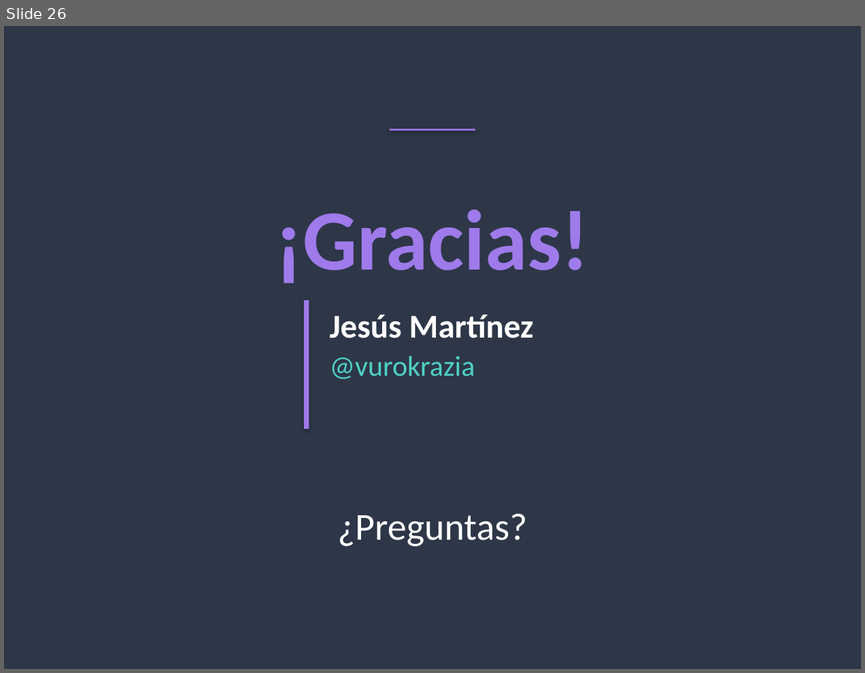
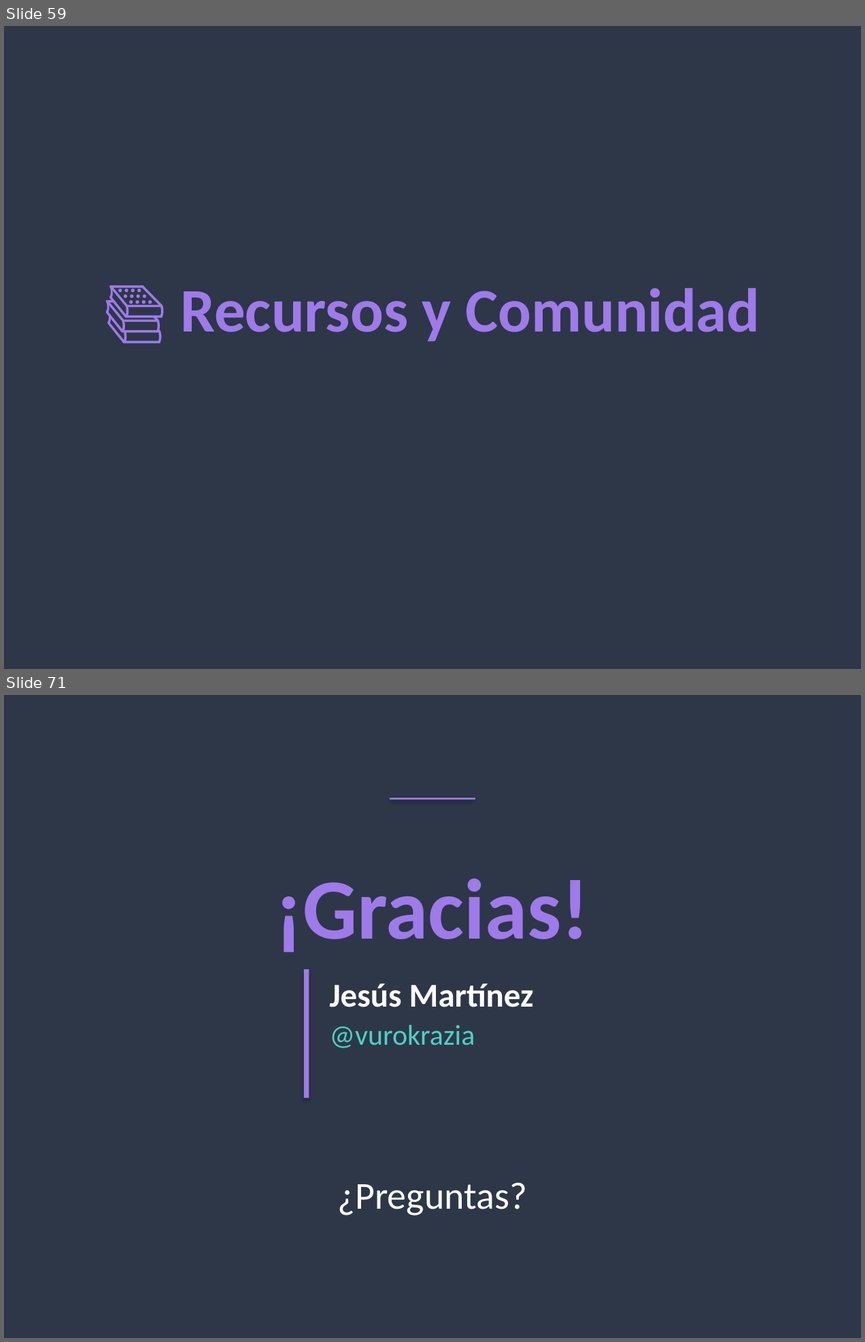
Before and after one commit to vurokrazia/vurokrazia, a slide deck: presentacion/Impresion3D_Vurokrazia_Completa.pptx. Shown one above the other, each under a label of ours: slide 26 before the commit, slides 59 and 71 after it; the slides between them are not shown. The pictures are 865x673 and 865x1342 pixels, drawn with LibreOffice and Linux fonts; fonts in the diff are those of the drawing. Boxes give left, top, right and bottom in pixels: in the first picture for what was removed or moved away, otherwise in the second. Text is boxed around its words. In the diff, an @@ line names an element or a change of style, - is before the commit and + after.

```diff
--- a/presentacion/Impresion3D_Vurokrazia_Completa.pptx
+++ b/presentacion/Impresion3D_Vurokrazia_Completa.pptx
@@ slide 59 added at bbox=[4, 26, 861, 669], background #2D3748 @@
@@ text added at bbox=[180, 288, 759, 342], 52 pt, text #9F7AEA, bold @@
+📚 Recursos y Comunidad
@@ what was slide 26 is now slide 71 @@
```
Also in this commit, not shown: 44 other slides added.
